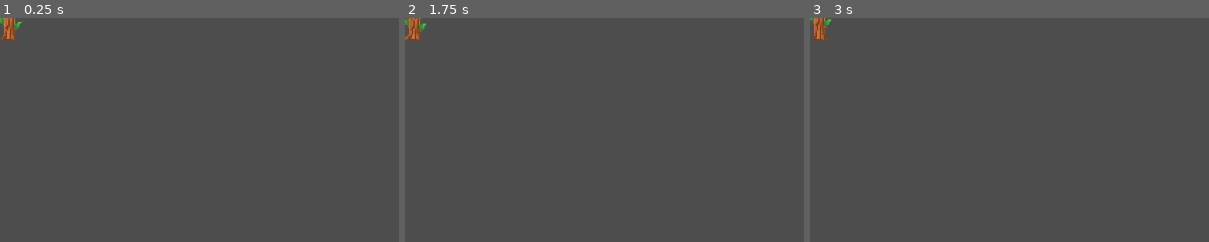
Above: before the commit, frames 1-3 (left to right).
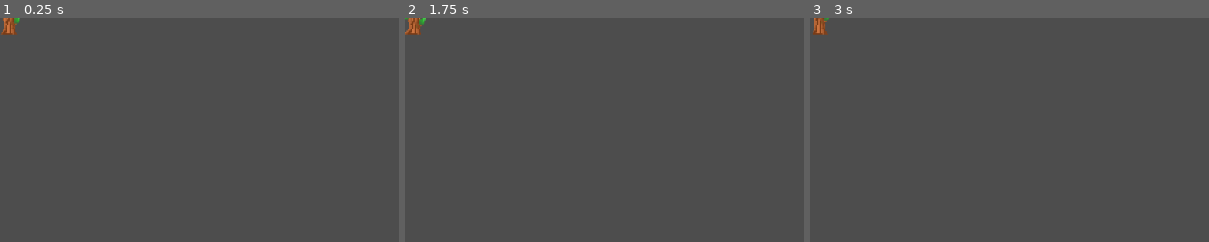
Above: after the commit, the same moments.

Repository: felixtjahyadi/halustudio
Game: Godot game, scene res://scenes/Enemy/Boss/BranchMinion.tscn
Two runs of this game, one before a commit and one after it. Both use one fixed random seed, a clock stepped at 60 frames per second and the inputs below. This scene is started directly instead of the project's main scene.
Inputs (mouse positions are % of the whole screen's width and height, from its top left):
- Up to frame 1 (0.25 s): no input
- Up to frame 2 (1.75 s): tap Enter at 0.5 s; move the mouse to (72, 45) at 0.52 s; hold D (right) 0.53-1.28 s; click (72, 45) at 0.6 s; move the mouse to (30, 55) at 1.27 s; hold S (down) from 1.28 s (still down); tap Q (swap) at 1.35 s
- Up to frame 3 (3 s): move the mouse to (60, 28) at 2.02 s; release S (down) at 2.03 s; hold D (right) 2.03-2.78 s; tap Space (test) at 2.1 s; move the mouse to (45, 70) at 2.77 s; hold W (up) from 2.78 s (still down); click (45, 70) at 2.85 s
The pictures show only the part of the screen within x 0-50%, y 0-50%; the shares and areas given below are measured in that part.

The runs differ from the first frame. In frame 1, 0.3% of the frame differs, in the area x 0-6%, y 0-10%; in frame 2, 0.3%; in frame 3, 0.2%.

Commit message:
add Hit and Hurt boxes for Boss and it minions

Diff:
--- a/scenes/Enemy/Boss/BranchMinion.tscn
+++ b/scenes/Enemy/Boss/BranchMinion.tscn
@@ -1,47 +1,78 @@
-[gd_scene load_steps=8 format=3 uid="uid://b4is5l764xsf7"]
+[gd_scene load_steps=12 format=3 uid="uid://b4is5l764xsf7"]
 
 [ext_resource type="Script" path="res://scripts/Enemy/Boss/BranchMinion.gd" id="1_7yqod"]
 [ext_resource type="Texture2D" uid="uid://2wiwtic0pe2n" path="res://assets/Enemy/Corrupted Tree Guardian/branch-minion-anim-sheet.png" id="1_ebsuk"]
+[ext_resource type="PackedScene" uid="uid://nrep1d6etjpn" path="res://scenes/Enemy/base_enemy.tscn" id="2_hx0y6"]
 
-[sub_resource type="AtlasTexture" id="AtlasTexture_eofuj"]
+[sub_resource type="CapsuleShape2D" id="CapsuleShape2D_xv3oq"]
+radius = 16.0
+height = 32.0
+
+[sub_resource type="AtlasTexture" id="AtlasTexture_levx3"]
 atlas = ExtResource("1_ebsuk")
 region = Rect2(0, 0, 64, 64)
 
-[sub_resource type="AtlasTexture" id="AtlasTexture_ox3wn"]
+[sub_resource type="AtlasTexture" id="AtlasTexture_x5wto"]
 atlas = ExtResource("1_ebsuk")
 region = Rect2(64, 0, 64, 64)
 
-[sub_resource type="AtlasTexture" id="AtlasTexture_y1mub"]
+[sub_resource type="AtlasTexture" id="AtlasTexture_6mdo1"]
 atlas = ExtResource("1_ebsuk")
 region = Rect2(128, 0, 64, 64)
 
-[sub_resource type="AtlasTexture" id="AtlasTexture_ch68y"]
+[sub_resource type="AtlasTexture" id="AtlasTexture_mcsft"]
 atlas = ExtResource("1_ebsuk")
 region = Rect2(192, 0, 64, 64)
 
-[sub_resource type="SpriteFrames" id="SpriteFrames_o0wl0"]
+[sub_resource type="SpriteFrames" id="SpriteFrames_bkupf"]
 animations = [{
 "frames": [{
 "duration": 1.0,
-"texture": SubResource("AtlasTexture_eofuj")
+"texture": SubResource("AtlasTexture_levx3")
 }, {
 "duration": 1.0,
-"texture": SubResource("AtlasTexture_ox3wn")
+"texture": SubResource("AtlasTexture_x5wto")
 }, {
 "duration": 1.0,
-"texture": SubResource("AtlasTexture_y1mub")
+"texture": SubResource("AtlasTexture_6mdo1")
 }, {
 "duration": 1.0,
-"texture": SubResource("AtlasTexture_ch68y")
+"texture": SubResource("AtlasTexture_mcsft")
 }],
 "loop": true,
 "name": &"idle",
 "speed": 5.0
 }]
 
-[node name="BranchMinion" type="Node2D"]
+[sub_resource type="RectangleShape2D" id="RectangleShape2D_5mf7q"]
+size = Vector2(25.8333, 56)
+
+[sub_resource type="RectangleShape2D" id="RectangleShape2D_13n8c"]
+size = Vector2(26, 40)
+
+[node name="BranchMinion" type="CharacterBody2D" groups=["enemy"]]
 script = ExtResource("1_7yqod")
+hp = 15
 
-[node name="AnimatedSprite2D" type="AnimatedSprite2D" parent="."]
-sprite_frames = SubResource("SpriteFrames_o0wl0")
+[node name="CollisionShape2D" type="CollisionShape2D" parent="."]
+position = Vector2(0, 4)
+shape = SubResource("CapsuleShape2D_xv3oq")
+
+[node name="EnemyBody" parent="." instance=ExtResource("2_hx0y6")]
+
+[node name="AnimatedSprite2D" parent="EnemyBody" index="0"]
+position = Vector2(0, -8)
+sprite_frames = SubResource("SpriteFrames_bkupf")
 animation = &"idle"
+
+[node name="CollisionShape2D" parent="EnemyBody/HurtBox" index="0"]
+position = Vector2(3.08333, -4)
+shape = SubResource("RectangleShape2D_5mf7q")
+
+[node name="CollisionShape2D" parent="EnemyBody/HitBox" index="1"]
+position = Vector2(3, 4)
+shape = SubResource("RectangleShape2D_13n8c")
+
+[editable path="EnemyBody"]
+[editable path="EnemyBody/HurtBox"]
+[editable path="EnemyBody/HitBox"]
--- a/scenes/Enemy/Boss/CorruptedTreeGuardian.tscn
+++ b/scenes/Enemy/Boss/CorruptedTreeGuardian.tscn
@@ -3,47 +3,42 @@
 [ext_resource type="Texture2D" uid="uid://cawcfr03w7rph" path="res://assets/Enemy/Corrupted Tree Guardian/tree-boss-awake.png" id="1_3ar13"]
 [ext_resource type="Script" path="res://scripts/Enemy/Boss/CorruptedTreeGuardian.gd" id="1_73na8"]
 [ext_resource type="Texture2D" uid="uid://kqxcuwskb8ou" path="res://assets/Enemy/Corrupted Tree Guardian/tree-boss-anim-sheet.png" id="2_sgs36"]
+[ext_resource type="PackedScene" uid="uid://nrep1d6etjpn" path="res://scenes/Enemy/base_enemy.tscn" id="2_tgag2"]
 [ext_resource type="Texture2D" uid="uid://b5mmrc7jonq7" path="res://assets/Enemy/Corrupted Tree Guardian/tree-boss-asleep.png" id="3_nvnl7"]
-[ext_resource type="PackedScene" uid="uid://bjdcaaumh0fhj" path="res://scenes/Utils/hurt_box.tscn" id="5_xwx6h"]
 
-[sub_resource type="AtlasTexture" id="AtlasTexture_k3244"]
+[sub_resource type="CircleShape2D" id="CircleShape2D_8tryo"]
+radius = 47.0
+
+[sub_resource type="AtlasTexture" id="AtlasTexture_b1t63"]
 atlas = ExtResource("2_sgs36")
 region = Rect2(0, 0, 128, 128)
 
-[sub_resource type="AtlasTexture" id="AtlasTexture_2w1hs"]
+[sub_resource type="AtlasTexture" id="AtlasTexture_cqqwl"]
 atlas = ExtResource("2_sgs36")
 region = Rect2(128, 0, 128, 128)
 
-[sub_resource type="AtlasTexture" id="AtlasTexture_m7jk0"]
+[sub_resource type="AtlasTexture" id="AtlasTexture_mowxv"]
 atlas = ExtResource("2_sgs36")
 region = Rect2(256, 0, 128, 128)
 
-[sub_resource type="AtlasTexture" id="AtlasTexture_f0864"]
+[sub_resource type="AtlasTexture" id="AtlasTexture_quyjc"]
 atlas = ExtResource("2_sgs36")
 region = Rect2(384, 0, 128, 128)
 
-[sub_resource type="SpriteFrames" id="SpriteFrames_a5voo"]
+[sub_resource type="SpriteFrames" id="SpriteFrames_sl4op"]
 animations = [{
 "frames": [{
 "duration": 1.0,
-"texture": ExtResource("1_3ar13")
-}],
-"loop": true,
-"name": &"awake",
-"speed": 5.0
-}, {
-"frames": [{
-"duration": 1.0,
-"texture": SubResource("AtlasTexture_k3244")
+"texture": SubResource("AtlasTexture_b1t63")
 }, {
 "duration": 1.0,
-"texture": SubResource("AtlasTexture_2w1hs")
+"texture": SubResource("AtlasTexture_cqqwl")
 }, {
 "duration": 1.0,
-"texture": SubResource("AtlasTexture_m7jk0")
+"texture": SubResource("AtlasTexture_mowxv")
 }, {
 "duration": 1.0,
-"texture": SubResource("AtlasTexture_f0864")
+"texture": SubResource("AtlasTexture_quyjc")
 }],
 "loop": true,
 "name": &"idle",
@@ -56,24 +51,37 @@
 "loop": true,
 "name": &"sleep",
 "speed": 5.0
+}, {
+"frames": [{
+"duration": 1.0,
+"texture": ExtResource("1_3ar13")
+}],
+"loop": true,
+"name": &"start",
+"speed": 5.0
 }]
 
-[sub_resource type="CapsuleShape2D" id="CapsuleShape2D_8sr62"]
-radius = 32.0
-height = 109.0
+[node name="CorruptedTreeGuardian" type="CharacterBody2D" groups=["enemy"]]
+script = ExtResource("1_73na8")
+hp = 1000
 
-[node name="CorruptedTreeGuardian" type="Node2D"]
-script = ExtResource("1_73na8")
-attack_cooldown = 10.0
+[node name="CollisionEnemy" type="CollisionShape2D" parent="."]
+position = Vector2(0, -24)
+shape = SubResource("CircleShape2D_8tryo")
 
-[node name="AnimatedSprite2D" type="AnimatedSprite2D" parent="."]
-position = Vector2(0, -43)
-sprite_frames = SubResource("SpriteFrames_a5voo")
-animation = &"idle"
+[node name="EnemyBody" parent="." instance=ExtResource("2_tgag2")]
 
-[node name="HurtBox" parent="." instance=ExtResource("5_xwx6h")]
-position = Vector2(0, -9)
-rotation = 1.5708
+[node name="AnimatedSprite2D" parent="EnemyBody" index="0"]
+position = Vector2(0, -40)
+sprite_frames = SubResource("SpriteFrames_sl4op")
+animation = &"sleep"
 
-[node name="CollisionShapeD2" type="CollisionShape2D" parent="HurtBox"]
-shape = SubResource("CapsuleShape2D_8sr62")
+[node name="HurtBox" parent="EnemyBody" index="2"]
+visible = true
+
+[node name="CollisionShape2D" parent="EnemyBody/HurtBox" index="0"]
+position = Vector2(0, -20)
+
+[editable path="EnemyBody"]
+[editable path="EnemyBody/HurtBox"]
+[editable path="EnemyBody/HitBox"]
--- a/scripts/Enemy/Boss/Boss.gd
+++ /dev/null
@@ -1,14 +0,0 @@
-extends Enemy
-
-class_name Boss
-
-var isAwake : bool = false
-
-func _process(delta):
-	pass
-
-func start_animation():
-	isAwake = true
-
-func end_animation():
-	pass
--- a/scripts/Enemy/Boss/BranchMinion.gd
+++ b/scripts/Enemy/Boss/BranchMinion.gd
@@ -1,11 +1,13 @@
-extends Enemy
+extends BaseEnemy
 
 
 # Called when the node enters the scene tree for the first time.
 func _ready():
-	$AnimatedSprite2D.play("idle")
-	pass # Replace with function body.
+	sprite.play("idle")
+	super()
 
+func _physics_process(_delta):
+	pass
 
 # Called every frame. 'delta' is the elapsed time since the previous frame.
 func _process(delta):
--- a/scripts/Enemy/Boss/CorruptedTreeGuardian.gd
+++ b/scripts/Enemy/Boss/CorruptedTreeGuardian.gd
@@ -1,14 +1,19 @@
-extends Boss
+extends BaseEnemy
 
 class_name CorruptedTreeGuardian
 
 @export var maxMinionCount : int = 15
-@export var minionList : Array = [preload("res://scenes/Enemy/Boss/BranchMinion.tscn")]
+@export var minionList : Array = [
+	preload("res://scenes/Enemy/Boss/BranchMinion.tscn"),
+	preload("res://scenes/Enemy/normal_zombie.tscn")
+]
 @export var intervalSpawn : float = 1.0
 
-@onready var sprite : AnimatedSprite2D = $AnimatedSprite2D
+#@onready var sprite : AnimatedSprite2D = $AnimatedSprite2D
 
-var onFieldMinions = []
+@export var attack_cooldown : float = 5.0
+
+var isAwake : bool = false
 
 func _ready():
 	#sprite.play("idle")
@@ -16,10 +21,13 @@
 	super()
 
 func _process(delta):
-	if isAwake and onFieldMinions.size() == 0:
-		var count = _get_minion_count_randomizer()
-		_spawn_minion(count)
-	super(delta)
+	if isAwake:
+		if get_child_count() == 0:
+			var count = _get_minion_count_randomizer()
+			_spawn_minion(count)
+
+func _physics_process(delta):
+	pass
 
 func _reset():
 	await get_tree().create_timer(attack_cooldown).timeout
@@ -27,7 +35,7 @@
 	_reset()
 
 func attack():
-	if (onFieldMinions.size() <= maxMinionCount):
+	if (get_child_count() <= maxMinionCount):
 		var count = _get_minion_count_randomizer()
 		_spawn_minion(count)
 
@@ -42,7 +50,7 @@
 func _spawn():
 	var selectedMinion = minionList.pick_random()
 	var minion = selectedMinion.instantiate()
-	get_parent().add_child(minion)
+	add_child(minion)
 
 	var spawn_pos = Vector2(0, 0)
 	spawn_pos.x = randf_range(-32 * (9-1), 32 * (9-1))
@@ -50,12 +58,14 @@
 
 	minion.position = spawn_pos
 
-	onFieldMinions.append(minion)
-
 func start_animation():
-	await get_tree().create_timer(3.0).timeout
-	sprite.play("awake")
+	await get_tree().create_timer(2.0).timeout
+	sprite.play("start")
 	await get_tree().create_timer(2.0).timeout
 	sprite.play("idle")
 	_reset()
-	super()
+
+func _on_hurt_box_hurt(damage, angle, knock_back_amount):
+	print(get_child_count())
+	if get_child_count() == 0:
+		super(damage, angle, knock_back_amount)
--- a/scripts/Enemy/Enemy.gd
+++ /dev/null
@@ -1,23 +0,0 @@
-extends Node
-
-class_name Enemy
-
-@export var mov_speed = 80.0
-@export var hp = 10
-@export var knock_back_recovery = 3.5
-@export var max_coins = 6
-@export var money = 2
-@export var enemy_damage = 1
-@export var attack_cooldown : float = 5.0
-
-func _ready():
-	pass
-
-func _process(delta):
-	pass
-
-func attack():
-	pass
-
-func take_damage():
-	pass
